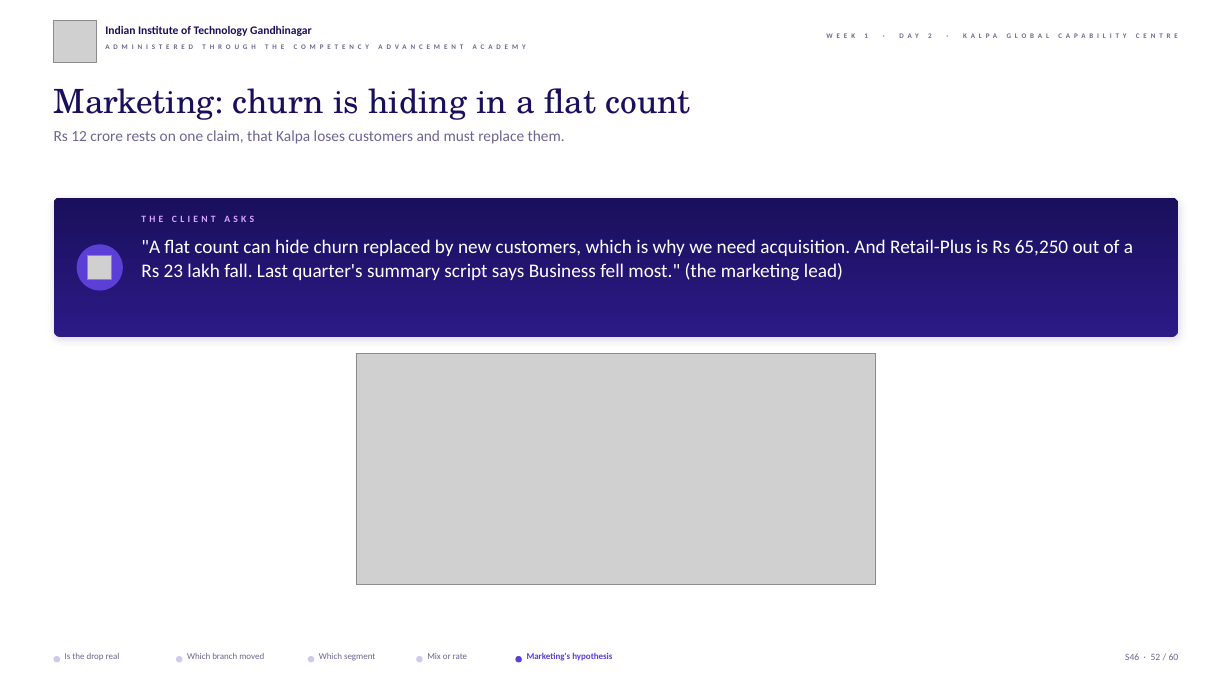
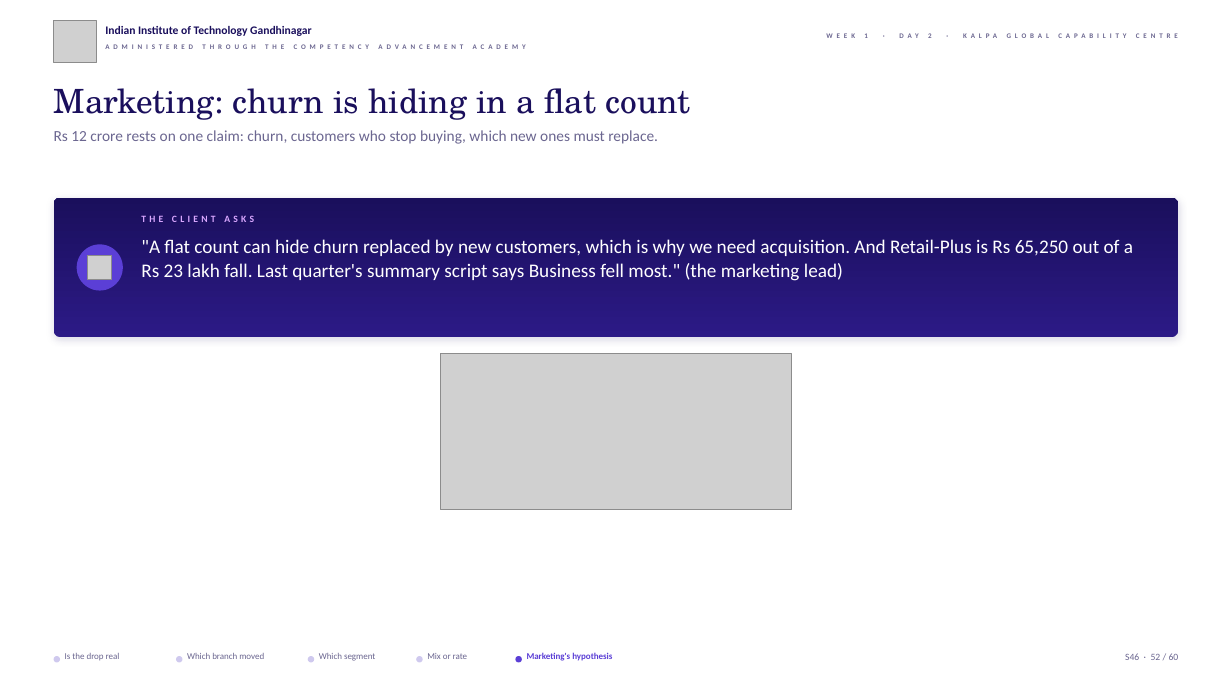
Before and after one commit to fde-academy-lab/c2-content-factory, a slide deck: slide 52 of content/W01/D2/slides/C2_W01_D02_half1_STUDENT.pptx. Drawn at 1232x693 pixels with LibreOffice and Linux fonts; fonts in the diff are those of the drawing; grey boxes stand for pictures; background and template pictures are left out. Boxes give left, top, right and bottom in pixels: in the first picture for what was removed or moved away, otherwise in the second. Text is boxed around its words. In the diff, an @@ line names an element or a change of style, - is before the commit and + after.

```diff
--- a/content/W01/D2/slides/C2_W01_D02_half1_STUDENT.pptx
+++ b/content/W01/D2/slides/C2_W01_D02_half1_STUDENT.pptx
@@ text at box(54, 130, 658, 144): text changed @@
-Rs 12 crore rests on one claim, that Kalpa loses customers and must replace them.
+Rs 12 crore rests on one claim: churn, customers who stop buying, which new ones must replace.
@@ picture: place and size @@
-picture at box(356, 354, 875, 585)
+picture at box(441, 354, 792, 510)
```
Also in this commit, not shown: 31 other slides changed, 13 other files.
